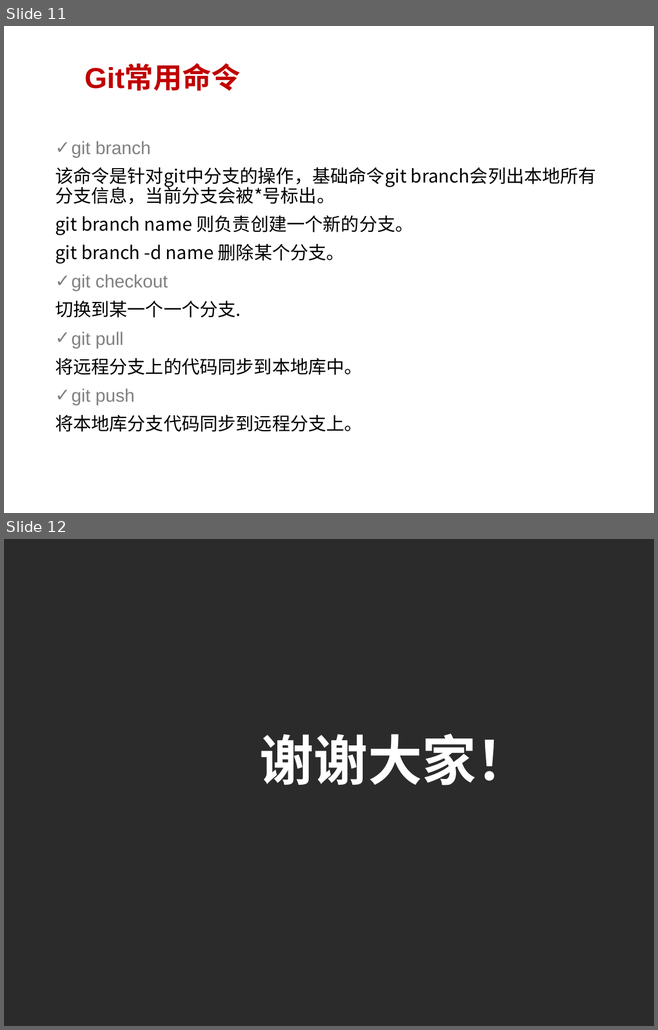
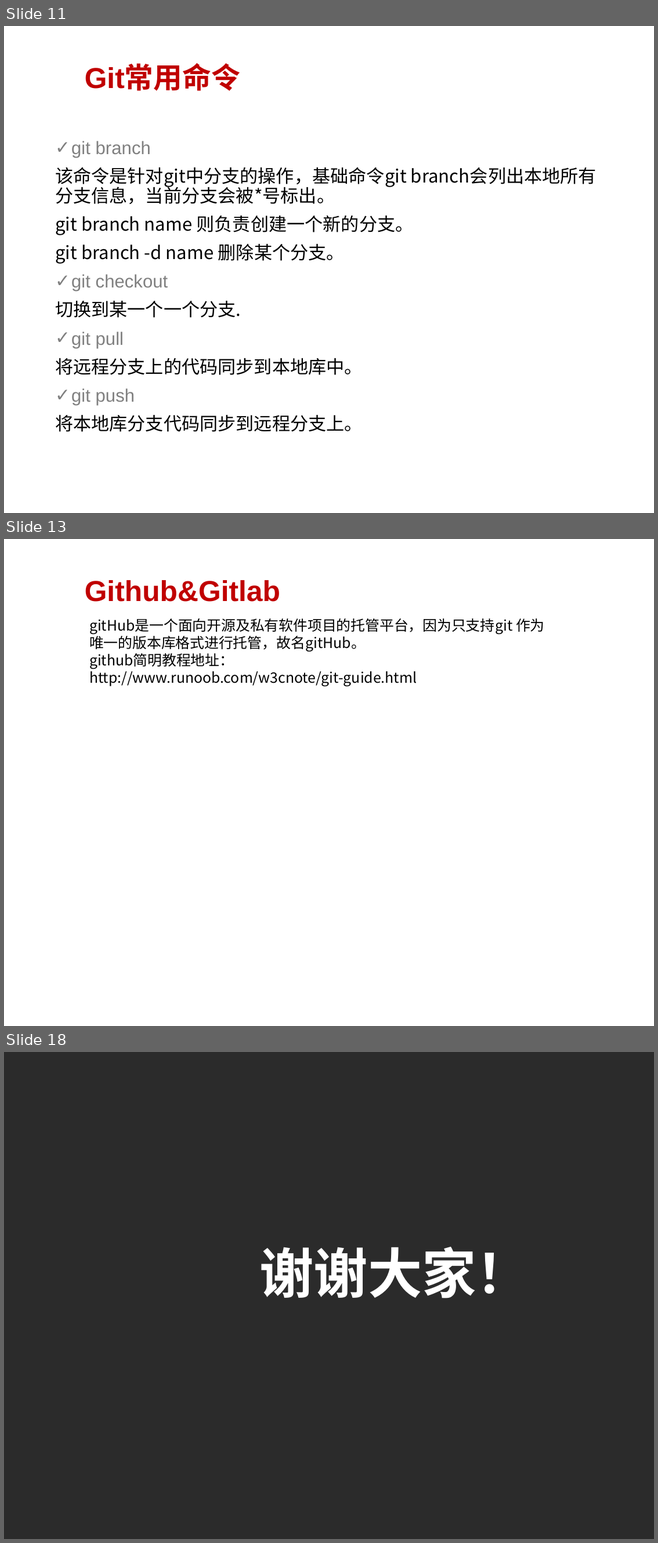
Before and after one commit to guigevip/gjhdemo, a slide deck: gjhDemo/git.pptx. Shown one above the other, each under a label of ours: slides 11 and 12 before the commit, slides 11, 13 and 18 after it; the slides between them are not shown. The pictures are 658x1030 and 658x1543 pixels, drawn with LibreOffice and Linux fonts; fonts in the diff are those of the drawing; background and template pictures are left out; a plain dark background stands for a picture behind light text. Boxes give left, top, right and bottom in pixels: in the first picture for what was removed or moved away, otherwise in the second. Text is boxed around its words. In the diff, an @@ line names an element or a change of style, - is before the commit and + after.

```diff
--- a/gjhDemo/git.pptx
+++ b/gjhDemo/git.pptx
@@ slide 13 added at bbox=[4, 539, 654, 1026], background picture (left out) @@
@@ title added at bbox=[85, 580, 280, 602], 32 pt, text #C00000, bold @@
+Github&Gitlab
@@ text added at bbox=[89, 618, 545, 687], 16 pt, text #000000 @@
+gitHub是一个面向开源及私有软件项目的托管平台，因为只支持git 作为唯一的版本库格式进行托管，故名gitHub。
+github简明教程地址：
+http://www.runoob.com/w3cnote/git-guide.html
@@ what was slide 12 is now slide 18 @@
```
Also in this commit, not shown: 1 slide changed, 5 other slides added.
